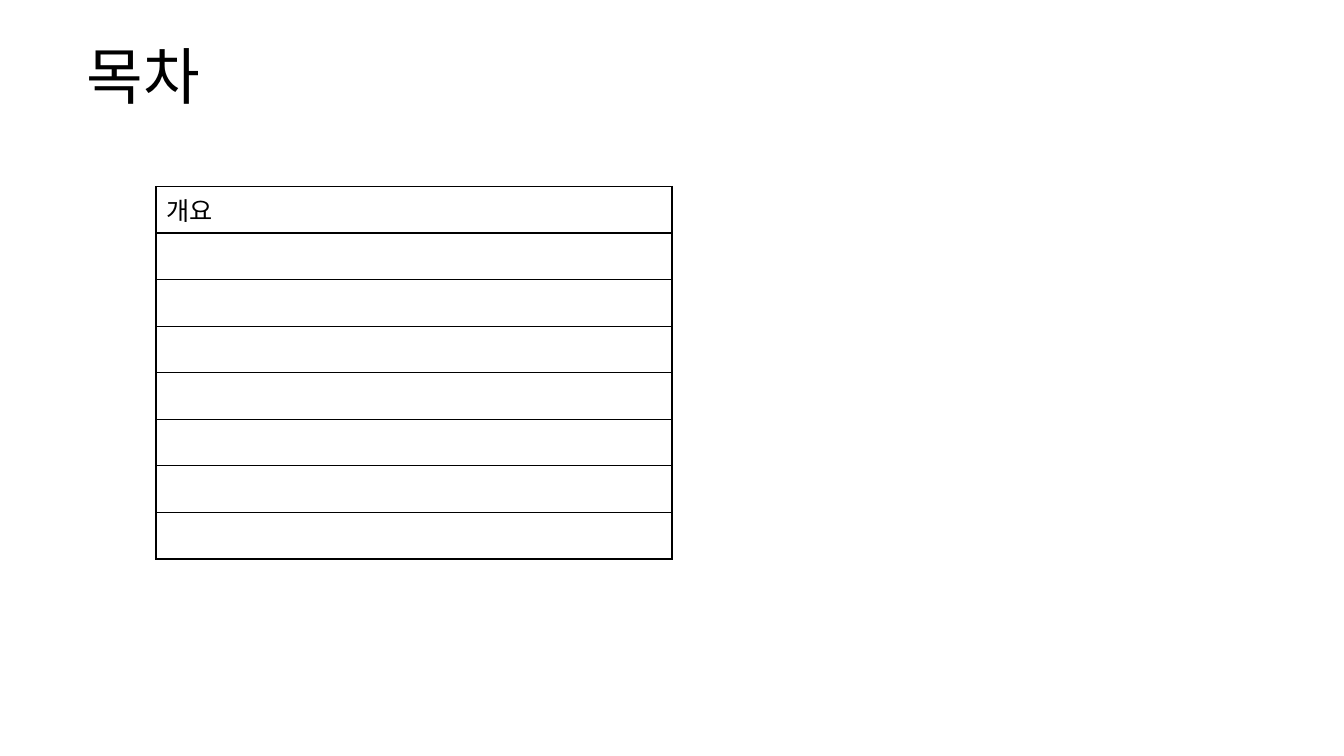
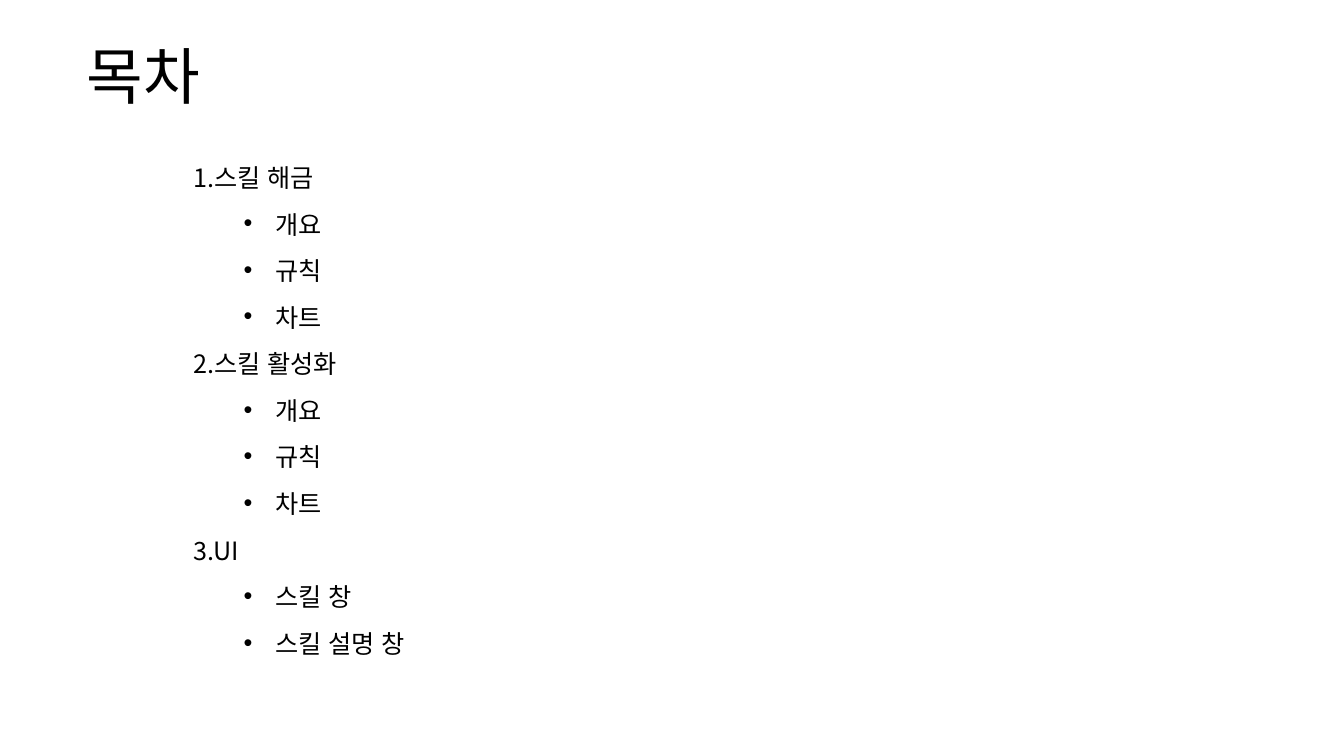
Before and after one commit to yjk0401/unityenginebasic_9th, a slide deck: slide 2 of 기획/방랑엽사전/스킬 시스템 기획서.pptx. Drawn at 1344x756 pixels with LibreOffice and Linux fonts; fonts in the diff are those of the drawing. Boxes give left, top, right and bottom in pixels: in the first picture for what was removed or moved away, otherwise in the second. Text is boxed around its words. In the diff, an @@ line names an element or a change of style, - is before the commit and + after.

```diff
--- a/기획/방랑엽사전/스킬 시스템 기획서.pptx
+++ b/기획/방랑엽사전/스킬 시스템 기획서.pptx
@@ table at (x1=184, y1=153, x2=439, y2=659) @@
+row 1: 1.스킬 해금
-row 2: 
-row 3: 
-row 4: 
-row 5: 
-row 6: 
-row 7: 
-row 8: 
+row 3: 규칙
+row 4: 차트
+row 5: 2.스킬 활성화
+row 6: 개요
+row 7: 규칙
+row 8: 차트
+row 9: 3.UI
+row 10: 스킬 창
+row 11: 스킬 설명 창
@@ table resized from (x1=156, y1=187, x2=673, y2=513) to (x1=184, y1=153, x2=439, y2=659) @@
```
Also in this commit, not shown: 9 other slides changed, 1 slide removed, 3 other files.
